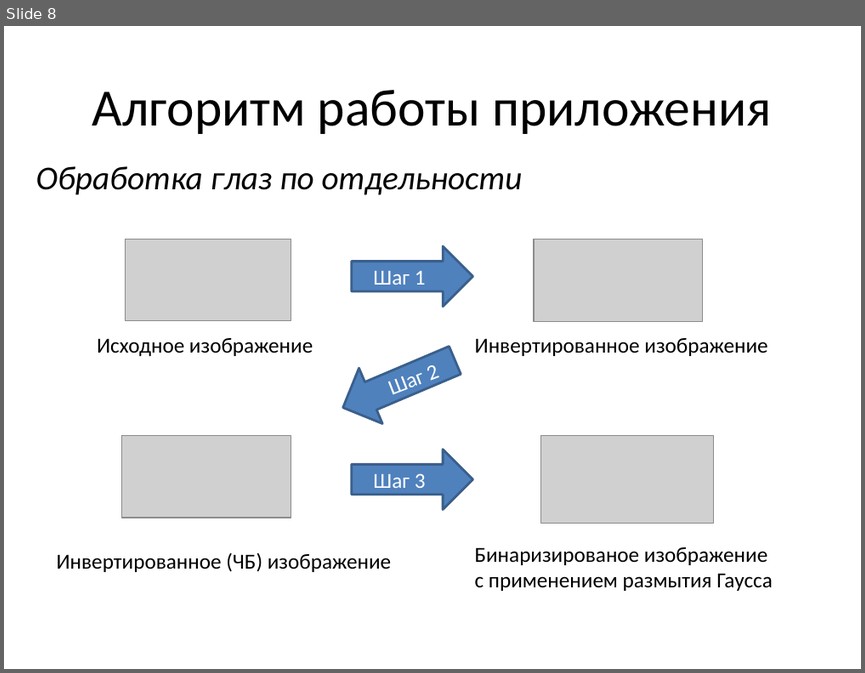
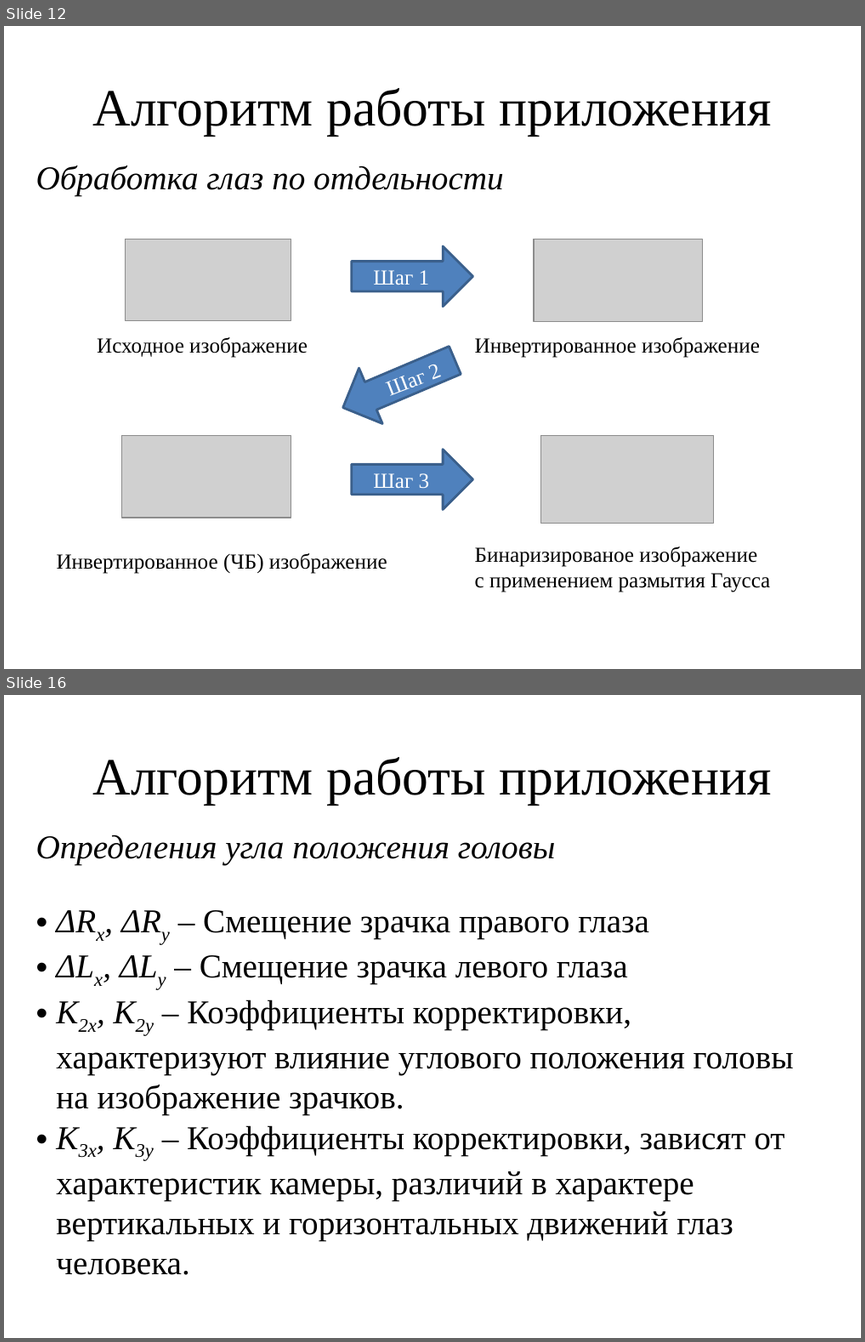
Before and after one commit to takentui/EyeWindowsController, a slide deck: Система альтернативного управления ПК.pptx. Shown one above the other, each under a label of ours: slide 8 before the commit, slides 12 and 16 after it; the slides between them are not shown. The pictures are 865x673 and 865x1342 pixels, drawn with LibreOffice and Linux fonts; fonts in the diff are those of the drawing; grey boxes stand for pictures. Boxes give left, top, right and bottom in pixels: in the first picture for what was removed or moved away, otherwise in the second. Text is boxed around its words. In the diff, an @@ line names an element or a change of style, - is before the commit and + after.

```diff
--- a/Система альтернативного управления ПК.pptx
+++ b/Система альтернативного управления ПК.pptx
@@ slide 16 added at (x1=4, y1=695, x2=861, y2=1338), background #FFFFFF @@
@@ title added at (x1=93, y1=757, x2=771, y2=805), 44 pt, text #000000 @@
+Алгоритм работы приложения
@@ text added at (x1=36, y1=834, x2=555, y2=864), 28 pt, text #000000, italic @@
+Определения угла положения головы
@@ text added at (x1=56, y1=910, x2=794, y2=1275), 28 pt, text #000000 @@
+• ΔRx, ΔRy – Смещение зрачка правого глаза
+• ΔLx, ΔLy – Смещение зрачка левого глаза
+• K2x, K2y – Коэффициенты корректировки, характеризуют влияние углового положения головы на изображение зрачков.
+• K3x, K3y – Коэффициенты корректировки, зависят от характеристик камеры, различий в характере вертикальных и горизонтальных движений глаз человека.
@@ what was slide 8 is now slide 12 @@
@@ slide 12 changed as well @@
@@ font Calibri to Times New Roman in 9 elements at (x1=93, y1=88, x2=771, y2=136), (x1=36, y1=165, x2=504, y2=195), (x1=97, y1=337, x2=307, y2=358), (x1=475, y1=337, x2=760, y2=358), (x1=475, y1=546, x2=770, y2=592), (x1=57, y1=553, x2=387, y2=573), (x1=432, y1=364, x2=443, y2=385), (x1=373, y1=270, x2=430, y2=284), (x1=373, y1=473, x2=430, y2=488) @@
```
Also in this commit, not shown: 7 other slides changed, 20 other slides added, 3 slides removed, 6 other files.
